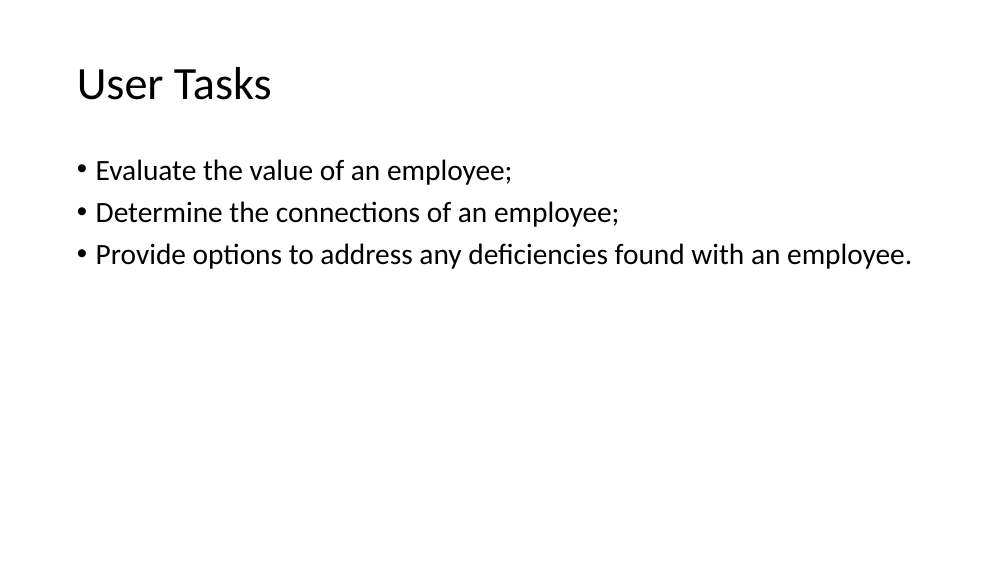
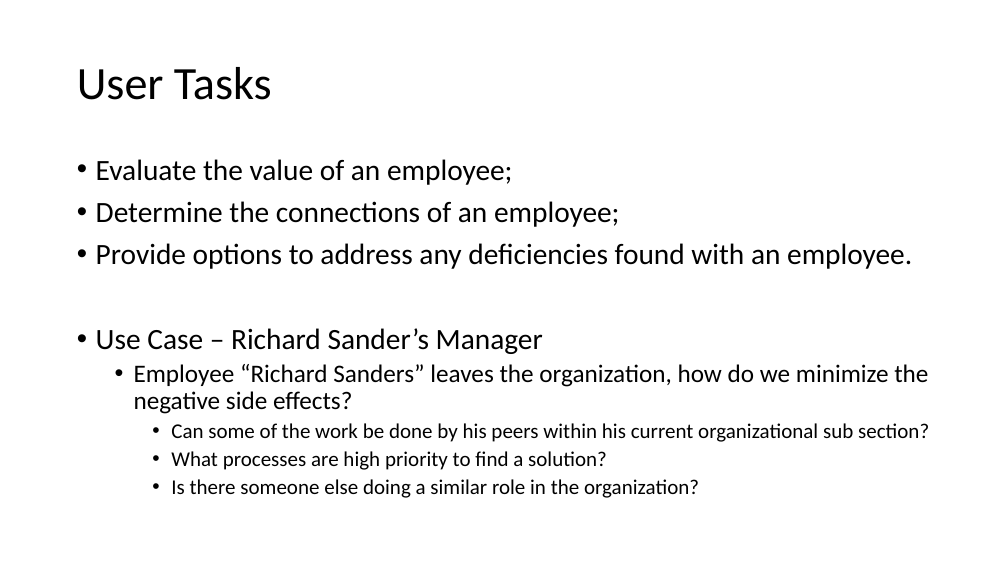
Before and after one commit to robbarwell123/COMP5209, a slide deck: slide 4 of Presentation/DSOCPresentation.pptx. Drawn at 1008x567 pixels with LibreOffice and Linux fonts; fonts in the diff are those of the drawing. Boxes give left, top, right and bottom in pixels: in the first picture for what was removed or moved away, otherwise in the second. Text is boxed around its words. In the diff, an @@ line names an element or a change of style, - is before the commit and + after.

Commit message:
Presentation Update

```diff
--- a/Presentation/DSOCPresentation.pptx
+++ b/Presentation/DSOCPresentation.pptx
@@ text at bbox=[96, 328, 929, 498]: paragraphs added @@
+• Use Case – Richard Sander’s Manager
+  • Employee “Richard Sanders” leaves the organization, how do we minimize the negative side effects?
+    • Can some of the work be done by his peers within his current organizational sub section?
+    • What processes are high priority to find a solution?
+    • Is there someone else doing a similar role in the organization?
```
Also in this commit, not shown: 2 other slides changed, 1 other file.
